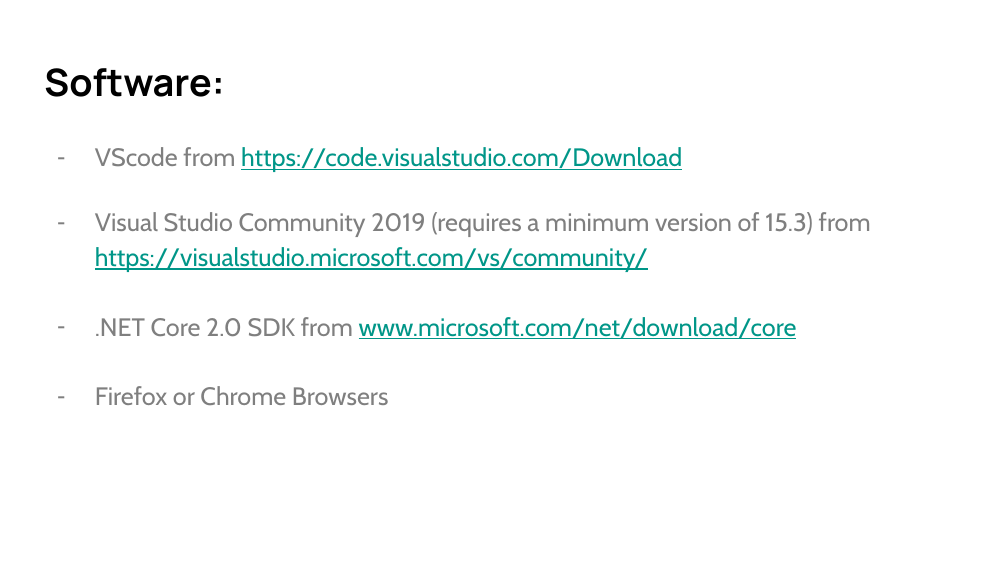
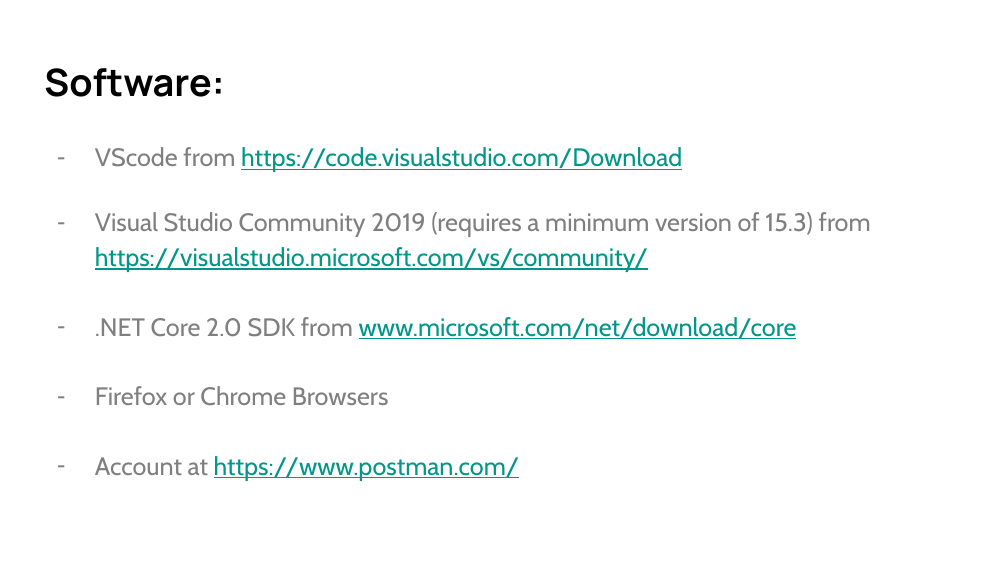
Before and after one commit to erikamart/angular-.netApp, a slide deck: slide 2 of Quiz Web App PowerPoint.pptx. Drawn at 1008x567 pixels with LibreOffice and Linux fonts; fonts in the diff are those of the drawing. Boxes give left, top, right and bottom in pixels: in the first picture for what was removed or moved away, otherwise in the second. Text is boxed around its words. In the diff, an @@ line names an element or a change of style, - is before the commit and + after.

```diff
--- a/Quiz Web App PowerPoint.pptx
+++ b/Quiz Web App PowerPoint.pptx
@@ text at box(95, 456, 520, 481): paragraph added @@
+– Account at https://www.postman.com/
```
Also in this commit, not shown: 1 slide added.
